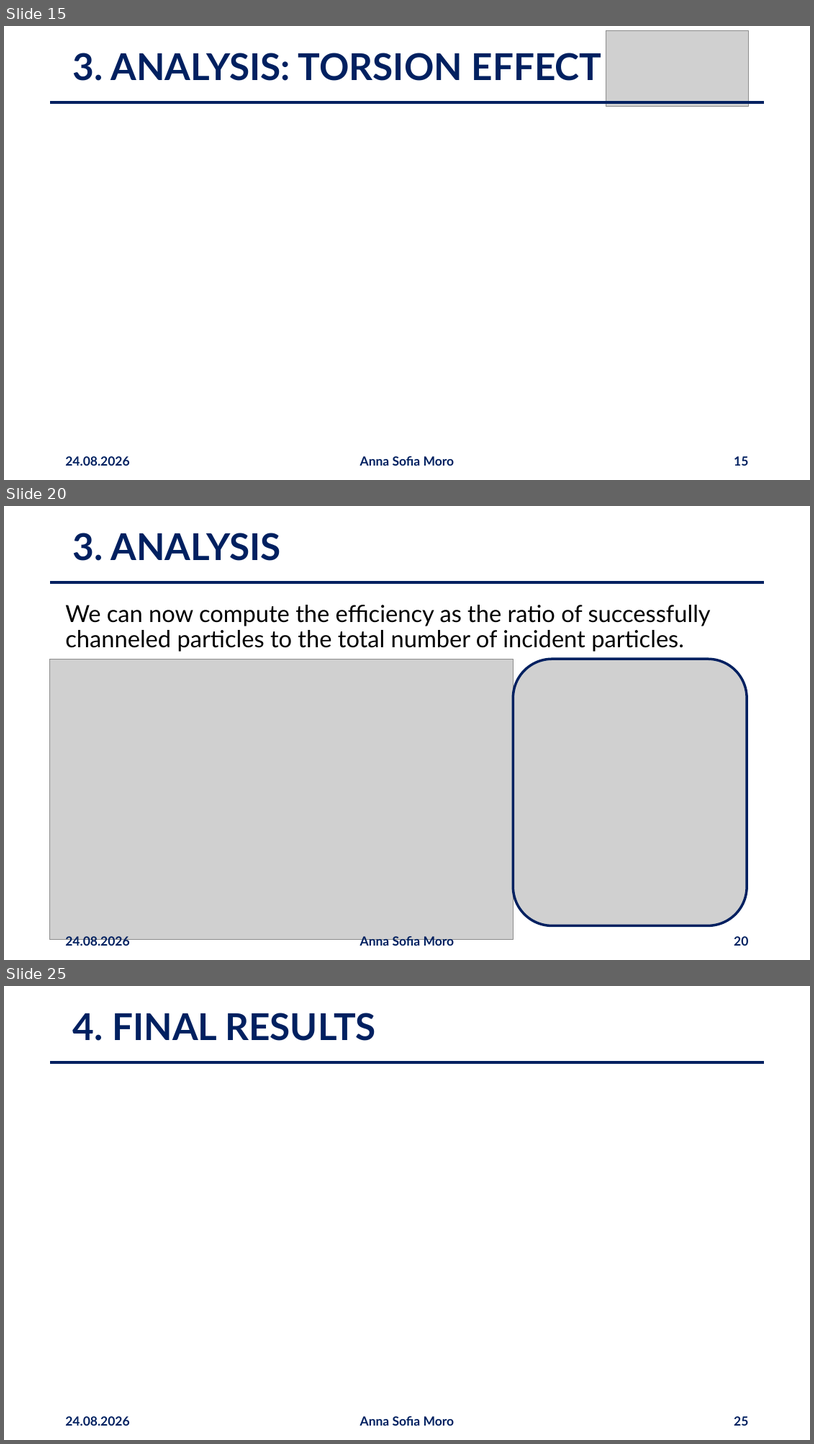
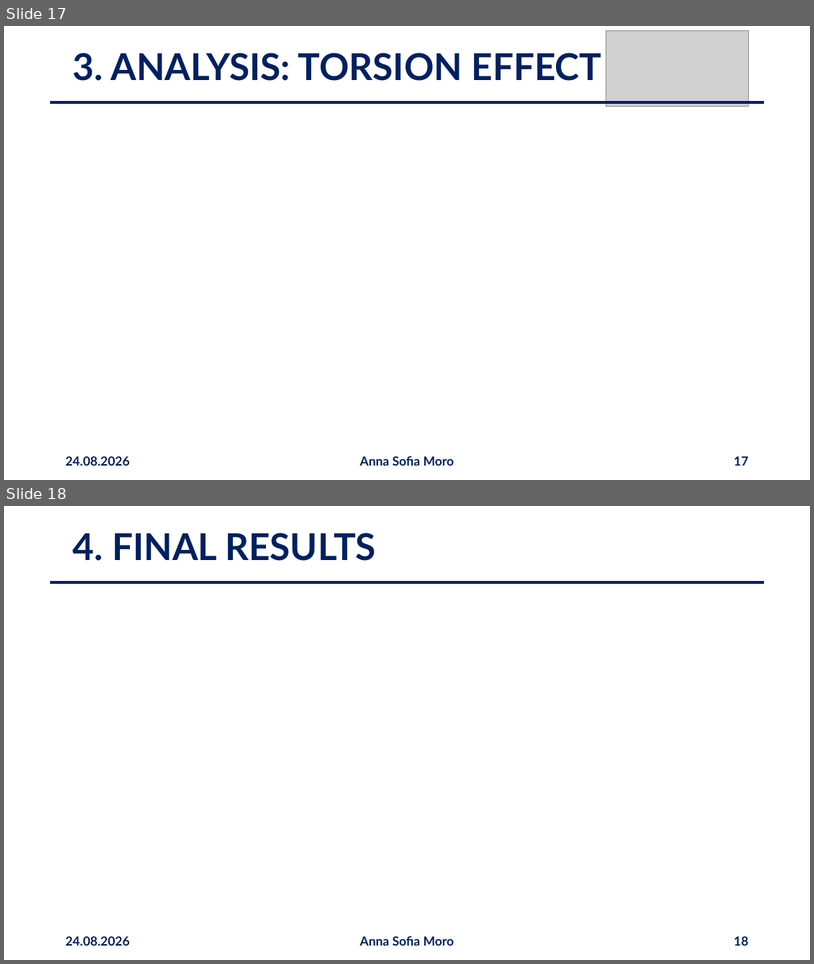
Before and after one commit to annaasofia/tesi, a slide deck: slides/presentazione2408.pptx. Shown one above the other, each under a label of ours: slides 15, 20 and 25 before the commit, slides 17 and 18 after it; the slides between them are not shown. The pictures are 814x1444 and 814x964 pixels, drawn with LibreOffice and Linux fonts; fonts in the diff are those of the drawing; grey boxes stand for pictures. Boxes give left, top, right and bottom in pixels: in the first picture for what was removed or moved away, otherwise in the second. Text is boxed around its words. In the diff, an @@ line names an element or a change of style, - is before the commit and + after.

```diff
--- a/slides/presentazione2408.pptx
+++ b/slides/presentazione2408.pptx
@@ slide 20 removed at box(4, 506, 810, 960), background #FFFFFF @@
@@ title removed at box(73, 533, 281, 561) @@
-3. ANALYSIS
@@ line removed from (50, 582) to (764, 582) @@
@@ text removed at box(65, 605, 711, 651) @@
-We can now compute the efficiency as the ratio of successfully channeled particles to the total number of incident particles.
@@ picture removed at box(50, 659, 513, 939) @@
@@ picture removed at box(513, 659, 748, 926) @@
@@ text removed at box(65, 936, 129, 948) @@
-24.08.2026
@@ text removed at box(360, 936, 455, 948) @@
-Anna Sofia Moro
@@ page number removed at box(734, 936, 748, 945) @@
-20
@@ what was slide 15 is now slide 17 @@
@@ page number at box(734, 456, 748, 465): text changed @@
-15
+17
@@ what was slide 25 is now slide 18 @@
@@ page number at box(734, 936, 748, 945): text changed @@
-25
+18
```
Also in this commit, not shown: 16 slides changed, 1 slide added, 7 other slides removed.
